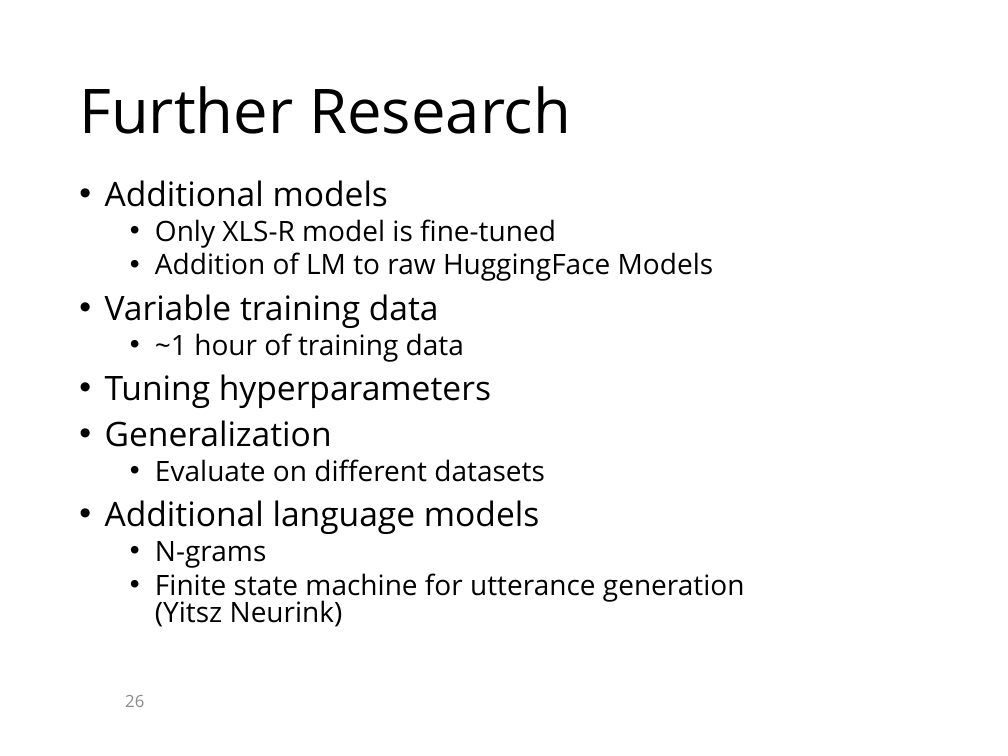
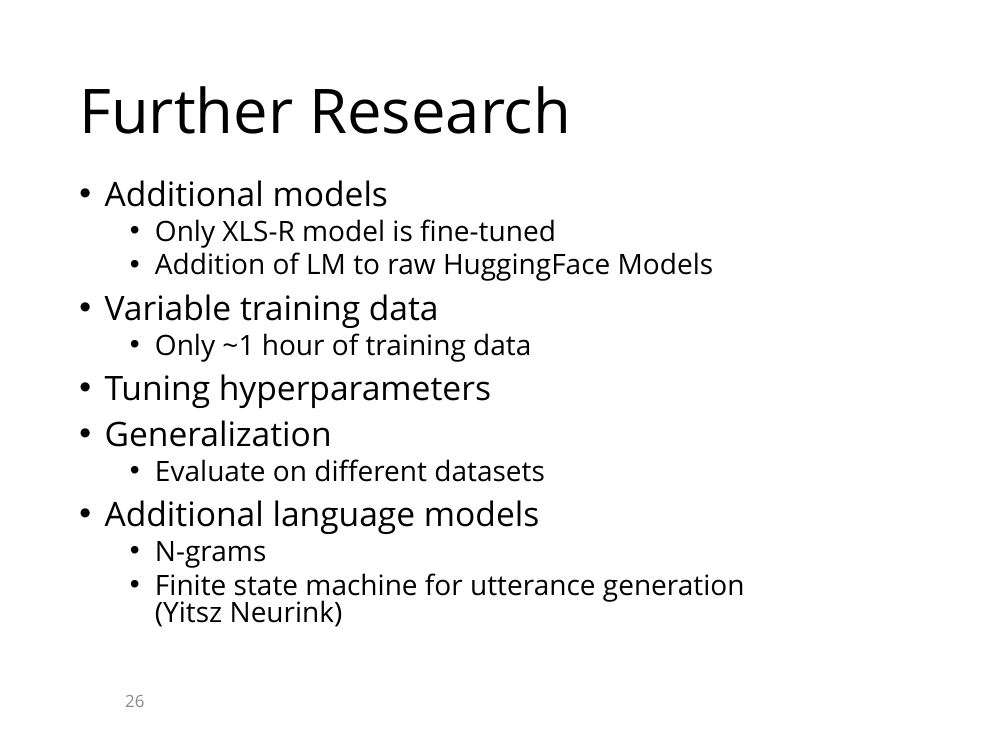
Before and after one commit to KaranChand/ATC, a slide deck: slide 26 of Thesis presentation ATC.pptx. Drawn at 1008x756 pixels with LibreOffice and Linux fonts; fonts in the diff are those of the drawing; background and template pictures are left out. Boxes give left, top, right and bottom in pixels: in the first picture for what was removed or moved away, otherwise in the second. Text is boxed around its words. In the diff, an @@ line names an element or a change of style, - is before the commit and + after.

```diff
--- a/Thesis presentation ATC.pptx
+++ b/Thesis presentation ATC.pptx
@@ text at (155, 333, 531, 362): text changed @@
-  • ~1 hour of training data
+  • Only ~1 hour of training data
```
Also in this commit, not shown: 14 other slides changed.
